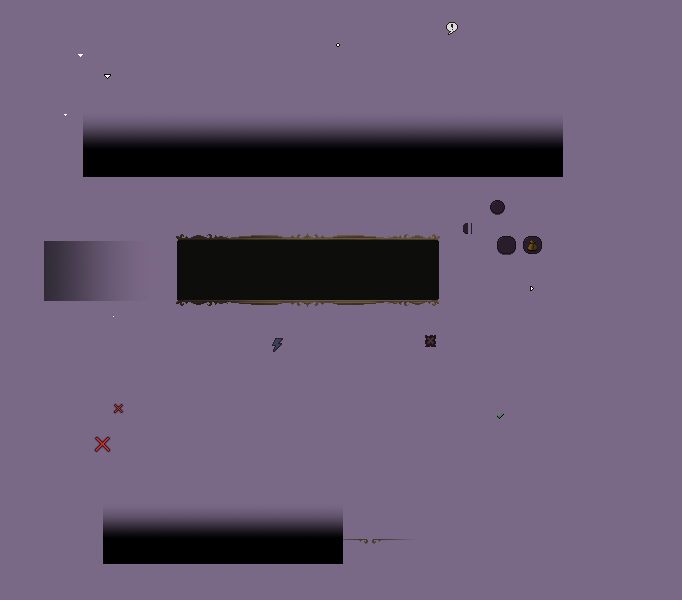
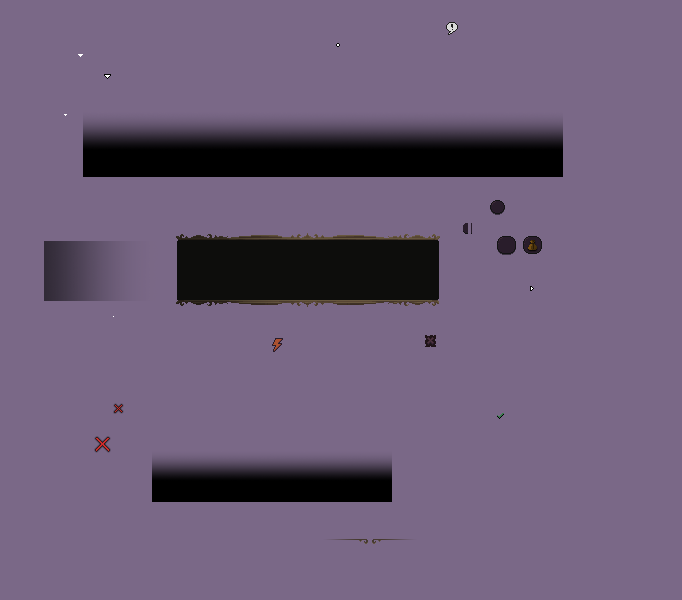
Layers edited between the first and the second 682px x 600px image:
painted on "BottomGradient.png" over [103, 452, 392, 564]
painted on "SavingIcon.png" over [273, 339, 282, 351]
